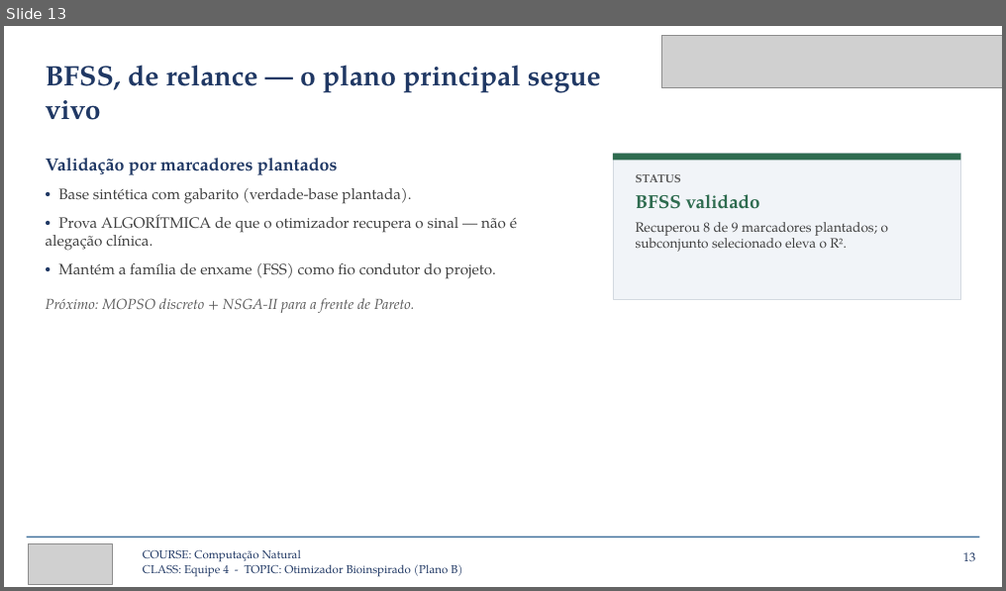
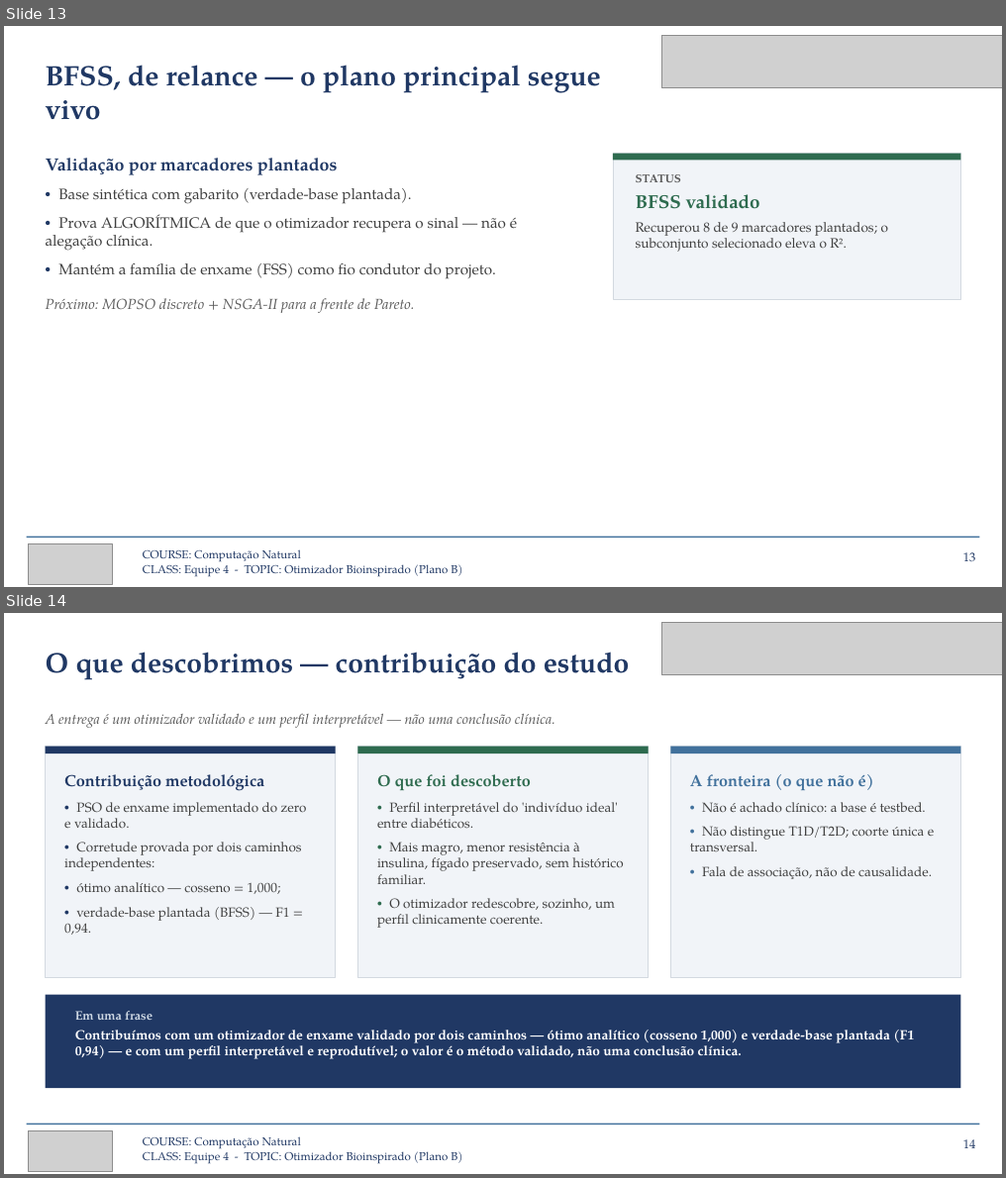
Before and after one commit to joardam/reds-dm1-otimizador-hly, a slide deck: plano_b_pso_diabetes/Apresentacao_Equipe4_PlanoB_CIRG.pptx. Shown one above the other, each under a label of ours: slide 13 before the commit, slides 13 and 14 after it. The pictures are 1006x591 and 1006x1178 pixels, drawn with LibreOffice and Linux fonts; fonts in the diff are those of the drawing; grey boxes stand for pictures. Boxes give left, top, right and bottom in pixels: in the first picture for what was removed or moved away, otherwise in the second. Text is boxed around its words. In the diff, an @@ line names an element or a change of style, - is before the commit and + after.

```diff
--- a/plano_b_pso_diabetes/Apresentacao_Equipe4_PlanoB_CIRG.pptx
+++ b/plano_b_pso_diabetes/Apresentacao_Equipe4_PlanoB_CIRG.pptx
@@ slide 14 added at box(4, 613, 1002, 1174), background #FFFFFF @@
@@ picture added at box(661, 622, 1002, 675) @@
@@ text added at box(46, 652, 630, 680), 27 pt, text #203864, bold @@
+O que descobrimos — contribuição do estudo
@@ text added at box(46, 713, 555, 728), 13.5 pt, text #595959, italic @@
+A entrega é um otimizador validado e um perfil interpretável — não uma conclusão clínica.
@@ rectangle added at box(46, 747, 336, 978), fill #F1F4F8, outline #D3D9E0 0.75 pt @@
@@ rectangle added at box(46, 747, 336, 754), fill #203864 @@
@@ rectangle added at box(358, 747, 648, 978), fill #F1F4F8, outline #D3D9E0 0.75 pt @@
@@ rectangle added at box(358, 747, 648, 754), fill #2E6B4F @@
@@ rectangle added at box(671, 747, 961, 978), fill #F1F4F8, outline #D3D9E0 0.75 pt @@
@@ rectangle added at box(671, 747, 961, 754), fill #41719C @@
@@ text added at box(64, 774, 307, 935), 12.8 pt, text #404040 @@
+Contribuição metodológica
+• PSO de enxame implementado do zero e validado.
+• Corretude provada por dois caminhos independentes:
+• ótimo analítico — cosseno = 1,000;
+• verdade-base plantada (BFSS) — F1 = 0,94.
@@ text added at box(377, 774, 623, 928), 12.8 pt, text #404040 @@
+O que foi descoberto
+• Perfil interpretável do 'indivíduo ideal' entre diabéticos.
+• Mais magro, menor resistência à insulina, fígado preservado, sem histórico familiar.
+• O otimizador redescobre, sozinho, um perfil clinicamente coerente.
@@ text added at box(690, 774, 934, 879), 12.8 pt, text #404040 @@
+A fronteira (o que não é)
+• Não é achado clínico: a base é testbed.
+• Não distingue T1D/T2D; coorte única e transversal.
+• Fala de associação, não de causalidade.
@@ rectangle added at box(46, 995, 960, 1088), fill #203864 @@
@@ text added at box(75, 1011, 914, 1059), 13 pt, text #FFFFFF, bold @@
+Em uma frase
+Contribuímos com um otimizador de enxame validado por dois caminhos — ótimo analítico (cosseno 1,000) e verdade-base plantada (F1 0,94) — e com um perfil interpretável e reprodutível; o valor é o método validado, não uma conclusão clínica.
@@ rectangle added at box(27, 1124, 979, 1125), fill #41719C @@
@@ picture added at box(28, 1131, 112, 1172) @@
@@ text added at box(143, 1137, 462, 1164), 11 pt, text #203864 @@
+COURSE: Computação Natural
+CLASS: Equipe 4 - TOPIC: Otimizador Bioinspirado (Plano B)
@@ text added at box(963, 1140, 976, 1149), 12 pt, text #203864 @@
+14
```
Also in this commit, not shown: 3 slides changed, 2 other files.
